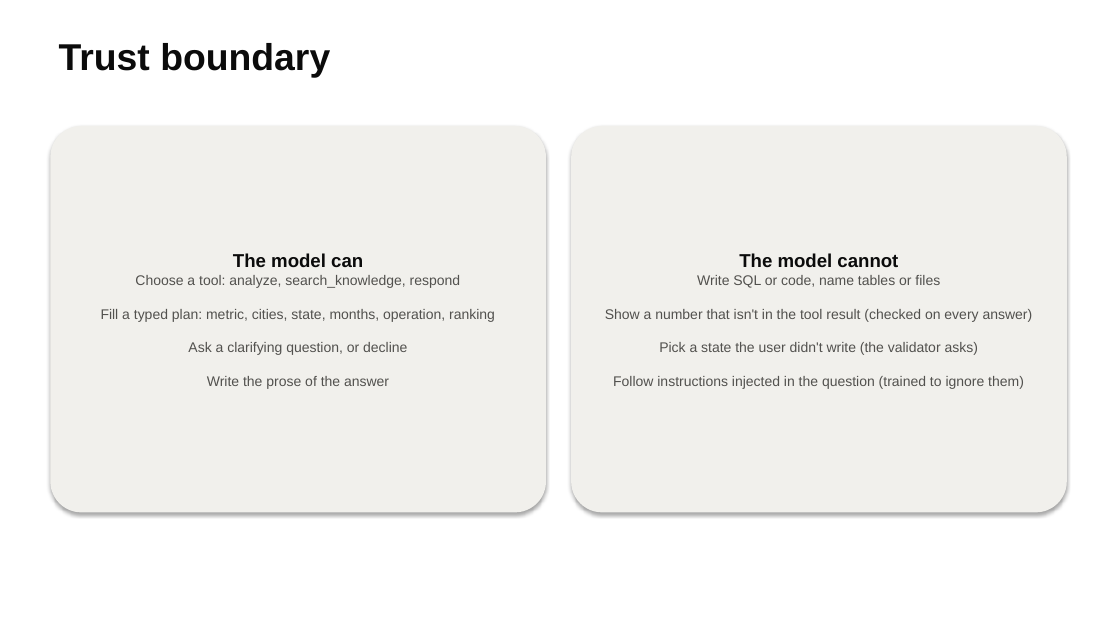
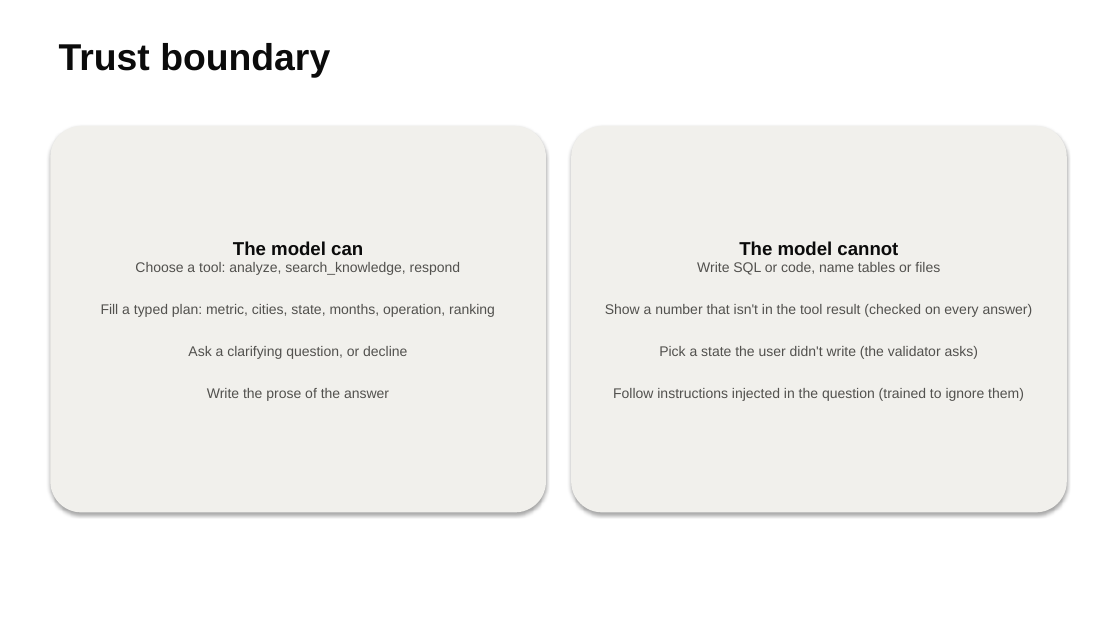
Before and after one commit to weimiao67/llm-class-final, a slide deck: slide 5 of docs/slides/housing-analyst.pptx (slide 4 before the commit). Drawn at 1120x630 pixels with LibreOffice and Linux fonts; fonts in the diff are those of the drawing. Boxes give left, top, right and bottom in pixels: in the first picture for what was removed or moved away, otherwise in the second. Text is boxed around its words. In the diff, an @@ line names an element or a change of style, - is before the commit and + after.

```diff
--- a/docs/slides/housing-analyst.pptx
+++ b/docs/slides/housing-analyst.pptx
@@ text in rounded rectangle at bbox=[101, 262, 495, 401]: text changed @@
-Choose a tool: analyze, search_knowledge, respond
-Fill a typed plan: metric, cities, state, months, operation, ranking
-Ask a clarifying question, or decline
-Write the prose of the answer
+Choose a tool: analyze, search_knowledge, respond
+Fill a typed plan: metric, cities, state, months, operation, ranking
+Ask a clarifying question, or decline
+Write the prose of the answer
@@ text in rounded rectangle at bbox=[605, 262, 1033, 401]: text changed @@
-Write SQL or code, name tables or files
-Show a number that isn't in the tool result (checked on every answer)
-Pick a state the user didn't write (the validator asks)
-Follow instructions injected in the question (trained to ignore them)
+Write SQL or code, name tables or files
+Show a number that isn't in the tool result (checked on every answer)
+Pick a state the user didn't write (the validator asks)
+Follow instructions injected in the question (trained to ignore them)
```
Also in this commit, not shown: 7 other slides changed, 1 slide added, 2 other files.
